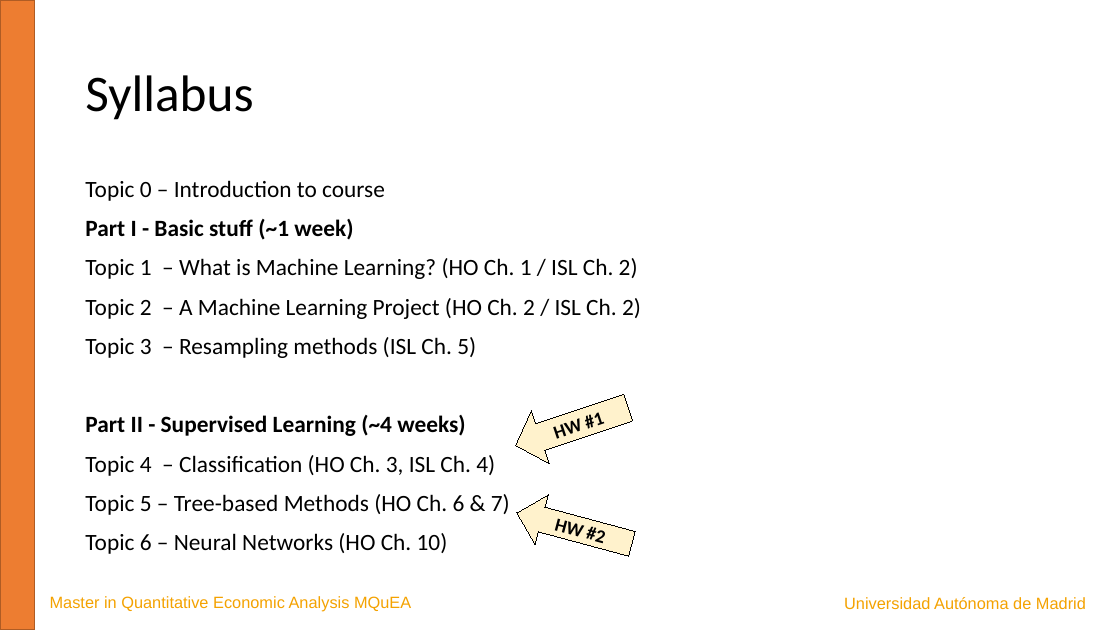
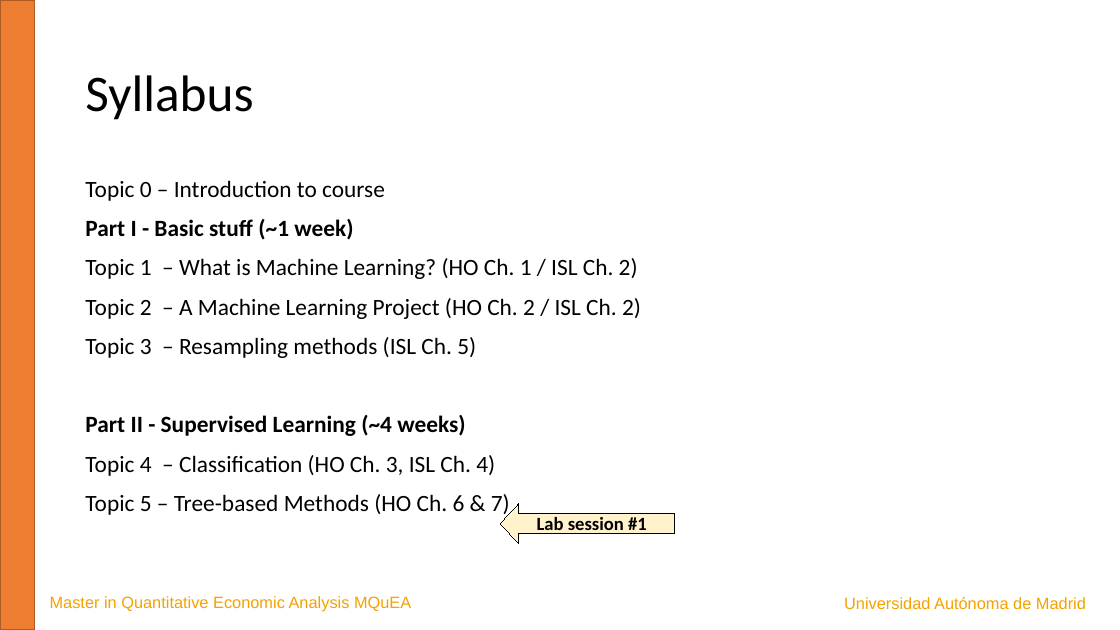
Before and after one commit to JavierBas/IMLEF-MQuEA, a slide deck: slide 6 of Course content/Slides/Topic 0 - Course presentation.pptx. Drawn at 1120x630 pixels with LibreOffice and Linux fonts; fonts in the diff are those of the drawing. Boxes give left, top, right and bottom in pixels: in the first picture for what was removed or moved away, otherwise in the second. Text is boxed around its words. In the diff, an @@ line names an element or a change of style, - is before the commit and + after.

```diff
--- a/Course content/Slides/Topic 0 - Course presentation.pptx
+++ b/Course content/Slides/Topic 0 - Course presentation.pptx
@@ left arrow "Lab session #1" at (x1=500, y1=503, x2=674, y2=544): rotation 341 to 0 degrees @@
@@ left arrow removed at (x1=510, y1=489, x2=639, y2=569) @@
-HW #2
@@ text at (x1=85, y1=533, x2=448, y2=554): paragraph removed @@
-Topic 6 – Neural Networks (HO Ch. 10)
@@ text in left arrow at (x1=537, y1=517, x2=647, y2=536): text changed @@
-HW #1
+Lab session #1
```
Also in this commit, not shown: 3 other slides changed, 3 other files.
